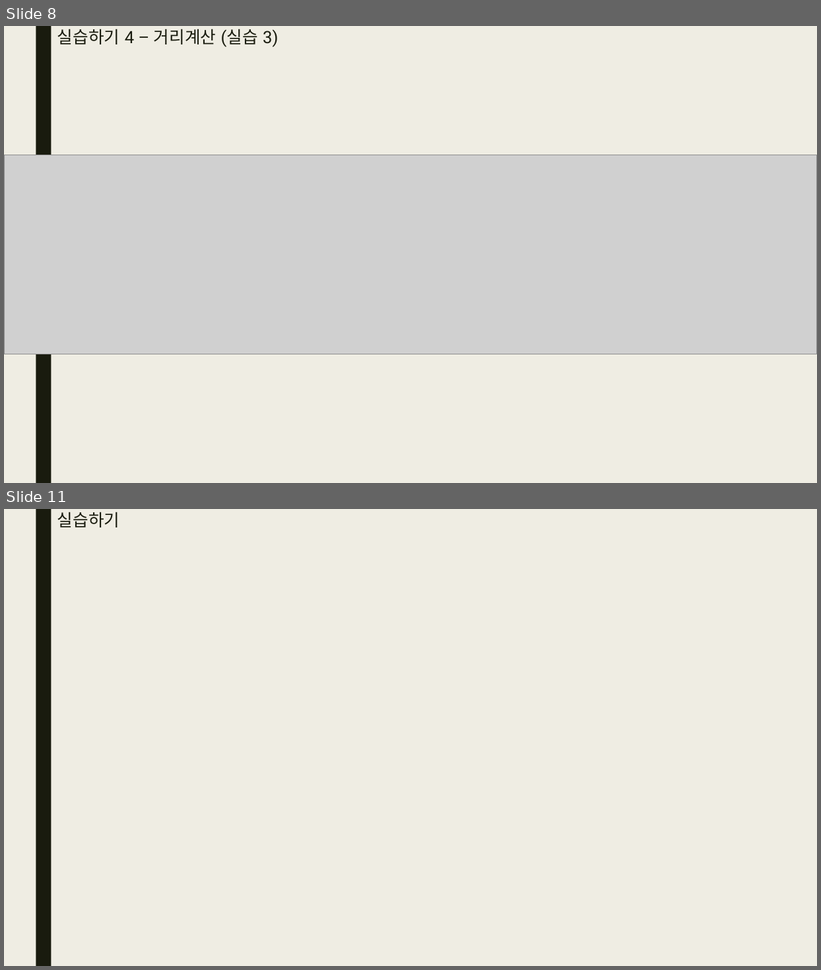
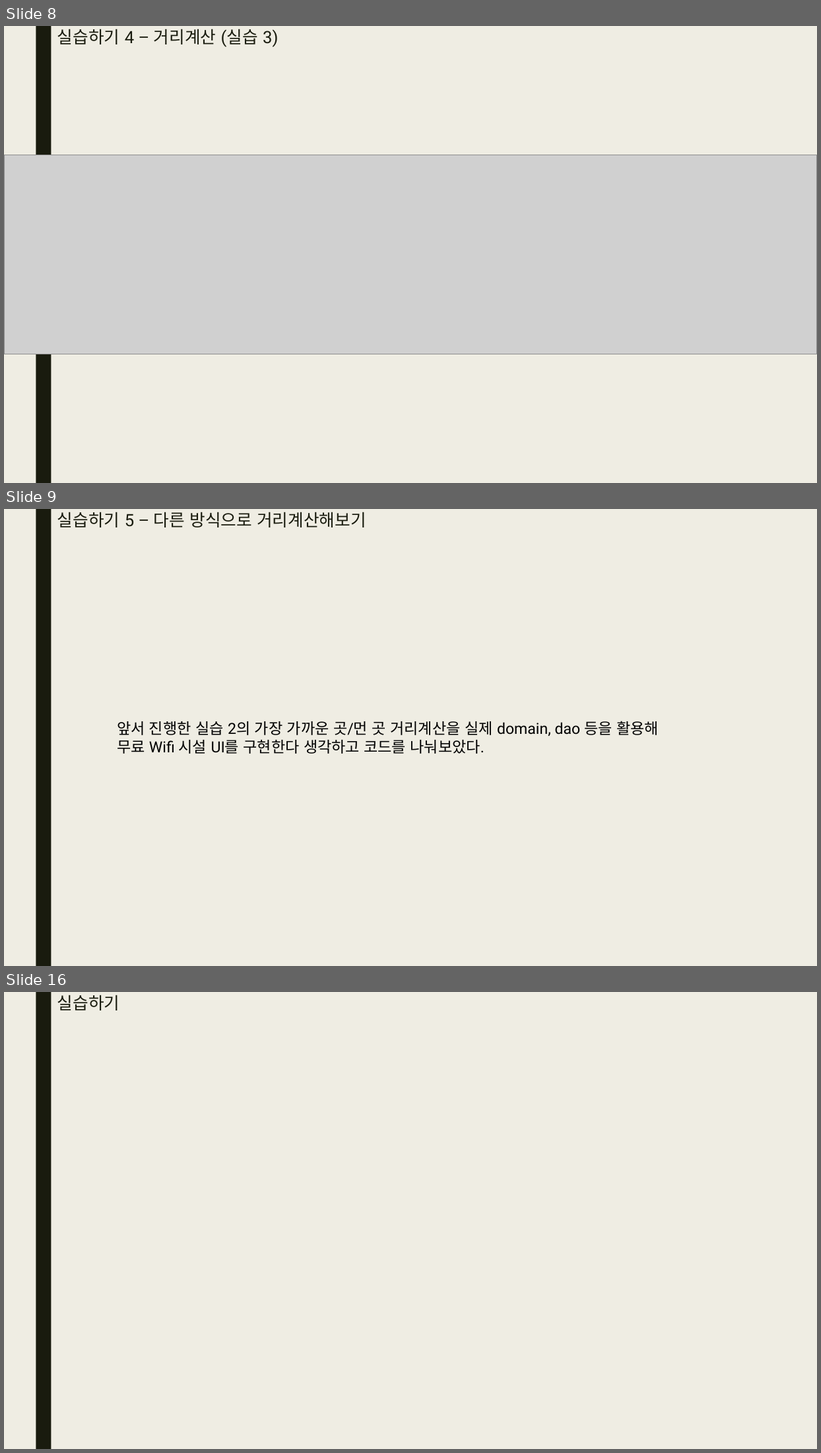
Before and after one commit to bino0130/kopo-java, a slide deck: 자바심화 과제/20230425 자바심화 과제 남정현.pptx. Shown one above the other, each under a label of ours: slides 8 and 11 before the commit, slides 8, 9 and 16 after it; the slides between them are not shown. The pictures are 821x970 and 821x1453 pixels, drawn with LibreOffice and Linux fonts; fonts in the diff are those of the drawing; grey boxes stand for pictures. Boxes give left, top, right and bottom in pixels: in the first picture for what was removed or moved away, otherwise in the second. Text is boxed around its words. In the diff, an @@ line names an element or a change of style, - is before the commit and + after.

```diff
--- a/자바심화 과제/20230425 자바심화 과제 남정현.pptx
+++ b/자바심화 과제/20230425 자바심화 과제 남정현.pptx
@@ slide 9 added at (4, 509, 817, 966), background #EFEDE3; not listed: 1 template element that a slide beside it also shows @@
@@ title added at (57, 512, 366, 527), 20 pt, text #191B0E @@
+실습하기 5 – 다른 방식으로 거리계산해보기
@@ text added at (117, 721, 659, 754), 18 pt, text #000000 @@
+앞서 진행한 실습 2의 가장 가까운 곳/먼 곳 거리계산을 실제 domain, dao 등을 활용해
+무료 Wifi 시설 UI를 구현한다 생각하고 코드를 나눠보았다.
@@ what was slide 11 is now slide 16 @@
```
Also in this commit, not shown: 2 slides changed, 4 other slides added.
